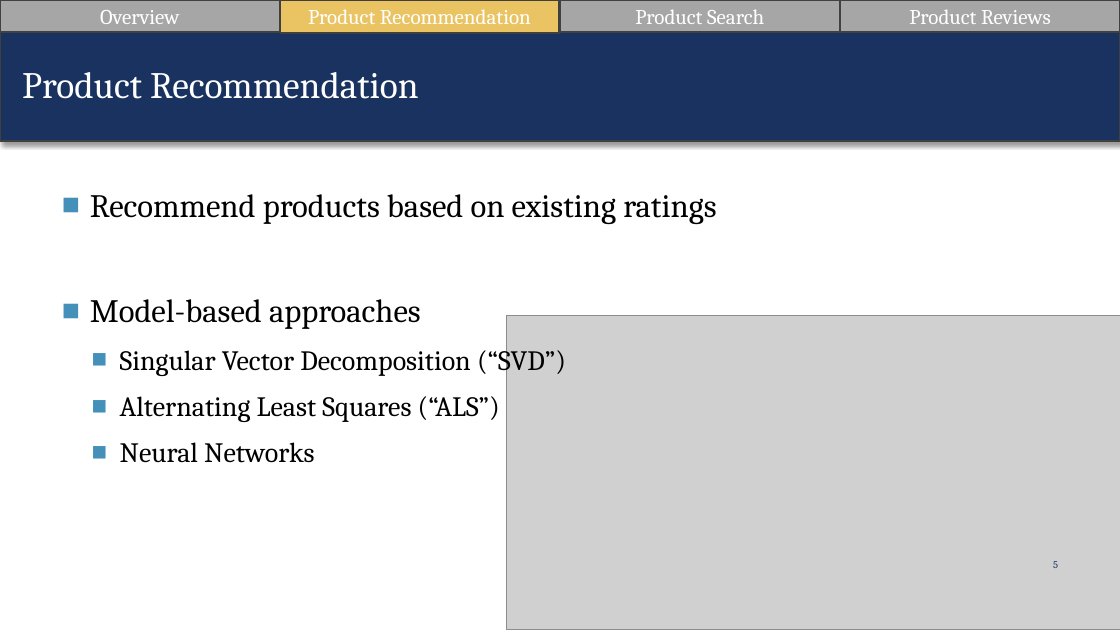
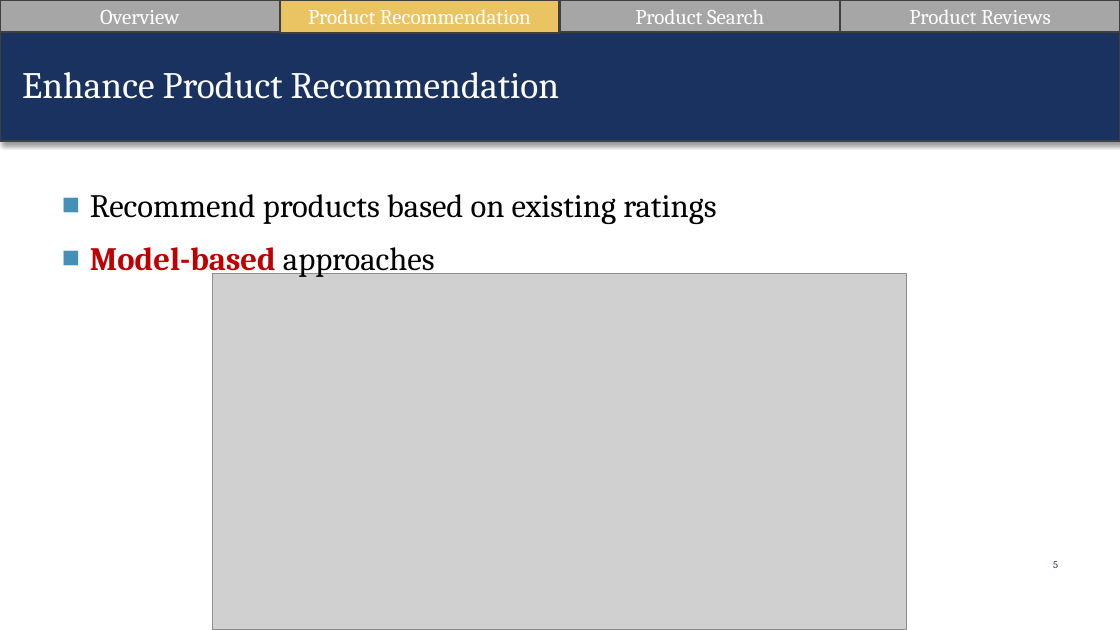
Before and after one commit to suesuyeonlim/final_project, a slide deck: slide 5 of Presentation.pptx. Drawn at 1120x630 pixels with LibreOffice and Linux fonts; fonts in the diff are those of the drawing; grey boxes stand for pictures. Boxes give left, top, right and bottom in pixels: in the first picture for what was removed or moved away, otherwise in the second. Text is boxed around its words. In the diff, an @@ line names an element or a change of style, - is before the commit and + after.

```diff
--- a/Presentation.pptx
+++ b/Presentation.pptx
@@ text at (22,72,560,99): text changed @@
-Product Recommendation
+Enhance Product Recommendation
@@ text at (90,247,435,277): text colour #000000 to #C00000, bold on in "Model-based" @@
@@ picture: place and size @@
-picture at (506,315,1120,630)
+picture at (213,274,907,630)
@@ text at (120,344,566,463): paragraphs removed @@
-  ■ Singular Vector Decomposition (“SVD”)
-  ■ Alternating Least Squares (“ALS”)
-  ■ Neural Networks
```
Also in this commit, not shown: 9 other slides changed, 1 other file.
